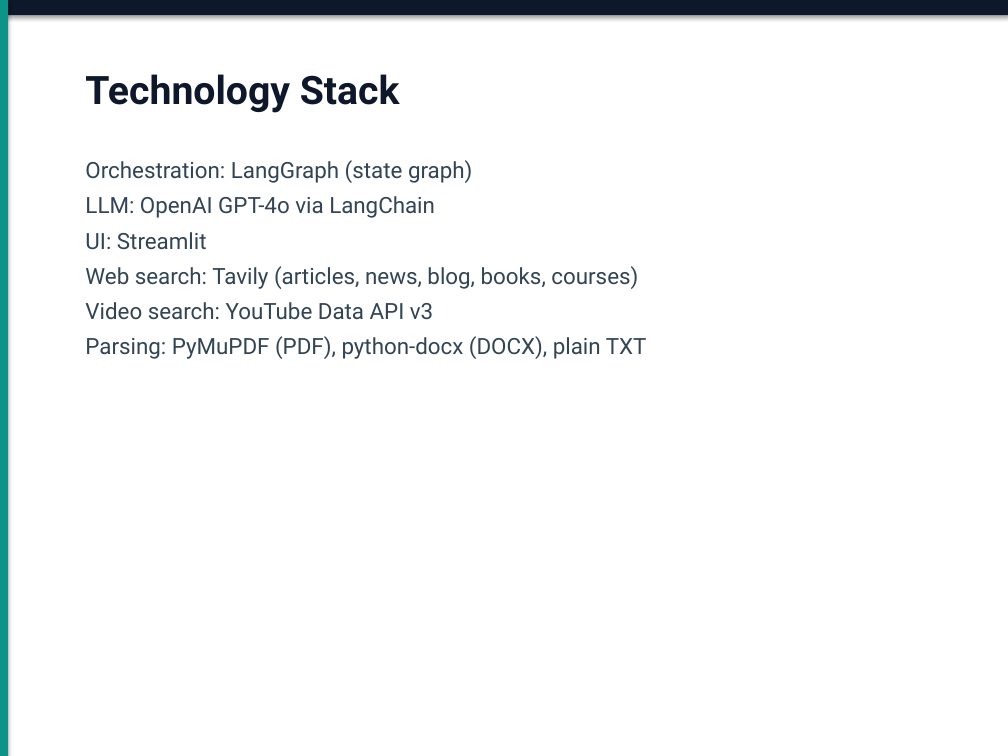
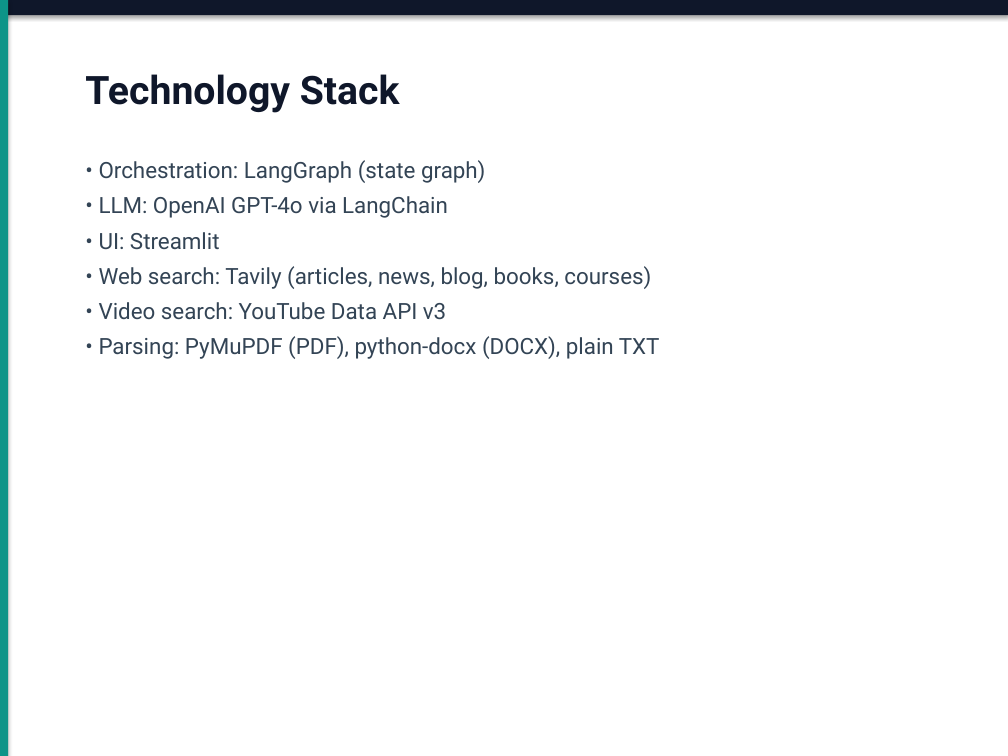
Before and after one commit to Dushyant-Bansal/ai-job-assistant, a slide deck: slide 5 of AI_Job_Assistant_Design_Deck.pptx. Drawn at 1008x756 pixels with LibreOffice and Linux fonts; fonts in the diff are those of the drawing. Boxes give left, top, right and bottom in pixels: in the first picture for what was removed or moved away, otherwise in the second. Text is boxed around its words. In the diff, an @@ line names an element or a change of style, - is before the commit and + after.

```diff
--- a/AI_Job_Assistant_Design_Deck.pptx
+++ b/AI_Job_Assistant_Design_Deck.pptx
@@ text at [99, 160, 660, 359]: text changed @@
-Orchestration: LangGraph (state graph)
-LLM: OpenAI GPT-4o via LangChain
-UI: Streamlit
-Web search: Tavily (articles, news, blog, books, courses)
-Video search: YouTube Data API v3
-Parsing: PyMuPDF (PDF), python-docx (DOCX), plain TXT
+• Orchestration: LangGraph (state graph)
+• LLM: OpenAI GPT-4o via LangChain
+• UI: Streamlit
+• Web search: Tavily (articles, news, blog, books, courses)
+• Video search: YouTube Data API v3
+• Parsing: PyMuPDF (PDF), python-docx (DOCX), plain TXT
```
Also in this commit, not shown: 7 other slides changed, 1 slide removed, 2 other files.
